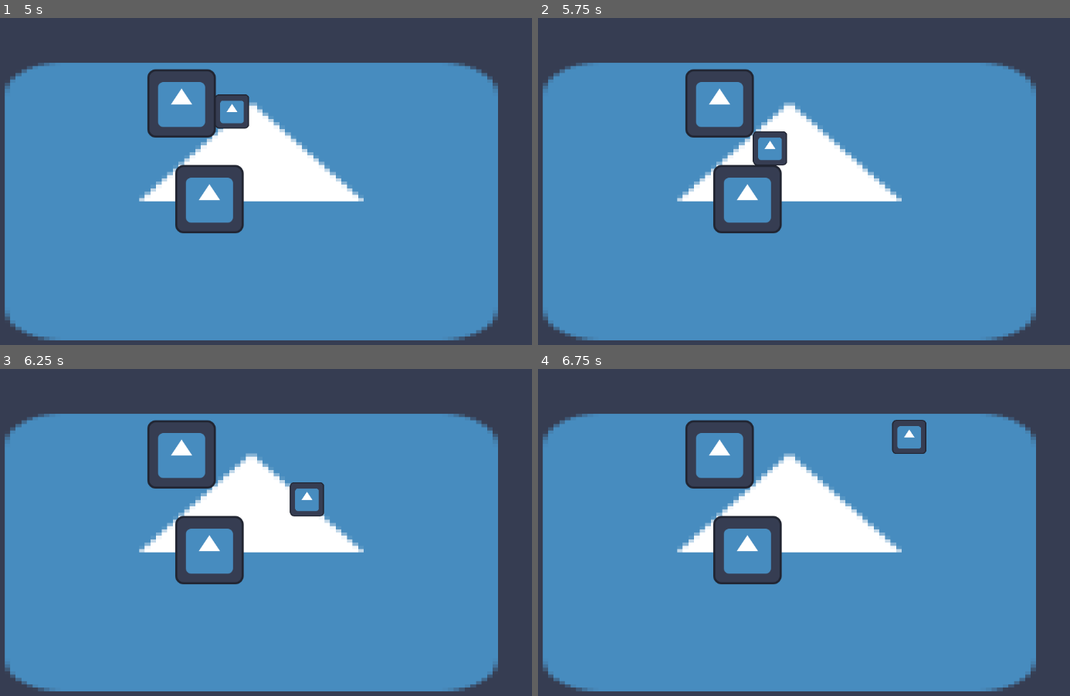
Above: before the commit, frames 1-4 (two rows, left to right).
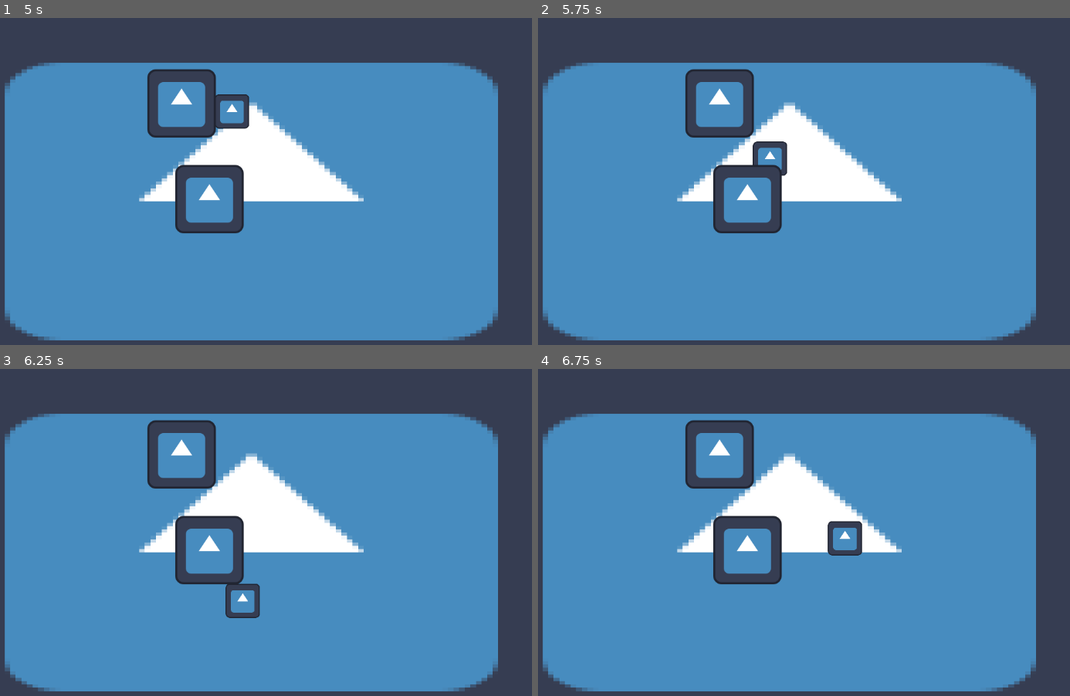
Above: after the commit, the same moments.

Repository: willsattanuparp/Raid-Panic
Game: Godot game, scene res://Scenes/test_level.tscn
Two runs of this game, one before a commit and one after it. Both use one fixed random seed, a clock stepped at 60 frames per second and the inputs below. The engine's default icon, where the game draws it, is replaced by a stand-in: a white triangle on a blue panel in a dark square.
Inputs:
- Up to frame 1 (5 s): tap Enter at 0.5 s; hold D (Right) 0.53-1.28 s; hold Shift (Dodge) 0.53-1.28 s; tap Space at 1.25 s; hold S (Down) 1.28-2.03 s; tap Shift (Dodge) at 1.35, 2.85, 4.35 s; hold D (Right) 2.03-2.78 s; hold Shift (Dodge) 2.03-2.78 s; hold W (Up) 2.78-3.53 s; hold Shift (Dodge) 3.53-4.28 s; hold A (Left) from 3.53 s (still down)
- Up to frame 2 (5.75 s): tap Enter at 5 s; release A (Left) at 5.03 s; hold S (Down) from 5.03 s (still down); hold Shift (Dodge) from 5.03 s (still down)
- Up to frame 3 (6.25 s): release S (Down) at 5.78 s; release Shift (Dodge) at 5.78 s; hold D (Right) from 5.78 s (still down); tap Shift (Dodge) at 5.85 s
- Up to frame 4 (6.75 s): release D (Right) at 6.53 s; hold W (Up) from 6.53 s (still down); hold Shift (Dodge) from 6.53 s (still down)

Frame 1 is identical in both runs. In frame 2, 0.5% of the frame differs, in the area x 40-47%, y 34-49%; in frame 3, 1.0%; in frame 4, 1.1%, in the area x 54-74%, y 15-58%.

Commit message:
completed parkour logic

Diff:
--- a/raid-panic/Scenes/Objects/object.tscn
+++ b/raid-panic/Scenes/Objects/object.tscn
@@ -4,7 +4,7 @@
 [ext_resource type="Texture2D" uid="uid://dxbvsld3sfkc0" path="res://icon.svg" id="2_6acmi"]
 
 [sub_resource type="RectangleShape2D" id="RectangleShape2D_8ni1i"]
-size = Vector2(126, 127)
+size = Vector2(126, 126)
 
 [node name="Object" type="StaticBody2D"]
 collision_layer = 4
--- a/raid-panic/Scenes/player.tscn
+++ b/raid-panic/Scenes/player.tscn
@@ -24,11 +24,17 @@
 
 [node name="DodgeTimer" type="Timer" parent="Timers"]
 wait_time = 0.2
+one_shot = true
 
 [node name="ReloadTimer" type="Timer" parent="Timers"]
 
 [node name="DodgeRecoverTimer" type="Timer" parent="Timers"]
 wait_time = 0.4
+one_shot = true
+
+[node name="ParkourTimer" type="Timer" parent="Timers"]
+wait_time = 0.5
+one_shot = true
 
 [node name="AnimationPlayer" type="AnimationPlayer" parent="."]
 root_node = NodePath("")
@@ -39,3 +45,4 @@
 
 [connection signal="timeout" from="Timers/DodgeTimer" to="." method="_on_dodge_timer_timeout"]
 [connection signal="timeout" from="Timers/DodgeRecoverTimer" to="." method="_on_dodge_recover_timer_timeout"]
+[connection signal="timeout" from="Timers/ParkourTimer" to="." method="_on_parkour_timer_timeout"]
--- a/raid-panic/Scripts/object.gd
+++ b/raid-panic/Scripts/object.gd
@@ -25,9 +25,42 @@
 	parkourable.body_exited.connect(_on_parkourable_body_exited)
 
 func _on_parkourable_body_entered(body):
-	print(body)
+	if body.is_in_group("Player"):
+		body.can_parkour = true
+		body.parkour_body = self
+		print("can_parkour")
+		print(get_parkour_direction(body.global_position))
+
 func _on_parkourable_body_exited(body):
-	print(body)
+	if body.is_in_group("Player"):
+		body.can_parkour = false
+		if body.parkour_body == self:
+			body.parkour_body = null
+		print("cannot parkour")
+
+func get_parkour_direction(vec:Vector2) -> Vector2:
+	var hb = $ObjectHitbox.shape.size
+	#print(hb)
+	var left = global_position.x - hb.x/2
+	var right = global_position.x + hb.x/2
+	var top = global_position.y - hb.y/2
+	var bottom = global_position.y + hb.y/2
+	if vec.y < bottom and vec.y > top:
+		if vec.x < left:
+			print("left")
+			return Vector2(-1,0)
+		if vec.x > right:
+			print("right")
+			return Vector2(1,0)
+	if vec.x > left and vec.x < right:
+		if vec.y < top:
+			print("top")
+			return Vector2(0,-1)
+		if vec.y > bottom:
+			print("bot")
+			return Vector2(0,1)
+	return Vector2(0,0)
+
 
 func is_breakable():
 	return breakable != null
--- a/raid-panic/Scripts/player.gd
+++ b/raid-panic/Scripts/player.gd
@@ -11,7 +11,7 @@
 var diagonal: Vector2 = Vector2.RIGHT
 var direction_timer: float = .1
 
-var knockback: Vector2 = Vector2.ZERO
+#var knockback: Vector2 = Vector2.ZERO
 
 
 @export var speed: float = 400
@@ -19,6 +19,14 @@
 
 
 var on_fire: bool = false
+
+var can_parkour = false
+var parkour_body: GameObject = null
+var is_parkouring = false
+var distance_to_parkour = 0
+var direction_to_parkour = Vector2.ZERO
+var frames_to_parkour = 100
+var parkour_frames = 0
 
 var color_modifiers: Dictionary = {
 	"Default":Color.WHITE,
@@ -31,6 +39,7 @@
 func _physics_process(delta):
 #	print(ground_array)
 	#movement
+	#print(can_direction)
 	if can_direction:
 		var input = Input.get_vector("Left","Right","Up","Down")
 		#play_directional_walk(input)
@@ -51,9 +60,9 @@
 		if direction != Vector2.ZERO:
 			last_direction = direction
 #	print(direction)
-	velocity = (direction * speed) + knockback
+	velocity = (direction * speed) # + knockback
 	move_and_slide()
-	knockback = lerp(knockback,Vector2.ZERO,0.1)
+	#knockback = lerp(knockback,Vector2.ZERO,0.1)
 	#Globals.player_pos = global_position
 
 	##weapons
@@ -92,23 +101,30 @@
 		#body.knockback = (body.global_position - global_position).normalized() * side_weapon.item_push_rate
 
 
-func can_parkour_object() -> bool:
-	return false
-
 func dodge():
-	if can_parkour_object():
-		pass
+	can_dodge = false
+	can_direction = false
+	if can_parkour and parkour_body != null:
+		direction_to_parkour = parkour_body.get_parkour_direction(global_position) * -1
+		distance_to_parkour = ((parkour_body.global_position - global_position) * 2 * direction_to_parkour).length()
+		#print(distance_to_parkour)
+		speed = distance_to_parkour / $Timers/ParkourTimer.wait_time
+		print(speed)
+		direction = direction_to_parkour
+		print(direction)
+		is_parkouring = true
+		#make invulnerable to objects
+		set_collision_mask_value(3,false)
+		$Timers/ParkourTimer.start()
 	else:
 		speed *= dodge_speed_multiplier
-		can_dodge = false
-		can_direction = false
 		#can_throw = false
 		#can_secondary = false
 		if direction == Vector2.ZERO:
 			direction = last_direction
 	#	add_to_group("Invulnerable")
 		#$AnimationPlayer.play("forward_roll")
-	$Timers/DodgeTimer.start()
+		$Timers/DodgeTimer.start()
 #
 #func _on_secondary_timer_timeout():
 	#$Timers/SecondaryTimer.stop()
@@ -134,11 +150,18 @@
 		#can_throw = true
 	#if $Timers/SecondaryTimer.is_stopped():
 		#can_secondary = true
-	$Timers/DodgeTimer.stop()
 	$Timers/DodgeRecoverTimer.start()
 
 
 
 func _on_dodge_recover_timer_timeout():
-	$Timers/DodgeRecoverTimer.stop()
 	can_dodge = true
+
+
+func _on_parkour_timer_timeout() -> void:
+	print("done parkouring")
+	speed = initial_speed
+	can_direction = true
+	can_dodge = true
+	is_parkouring = false
+	set_collision_mask_value(3,true)
--- a/raid-panic/Scripts/table.gd
+++ b/raid-panic/Scripts/table.gd
@@ -4,8 +4,3 @@
 func _ready() -> void:
 	parkourable.create_zone(Vector2(200,200))
 	super._ready()
-
-func _on_parkourable_body_entered(body):
-	print("test")
-func _on_parkourable_body_exited(body):
-	print(body)
